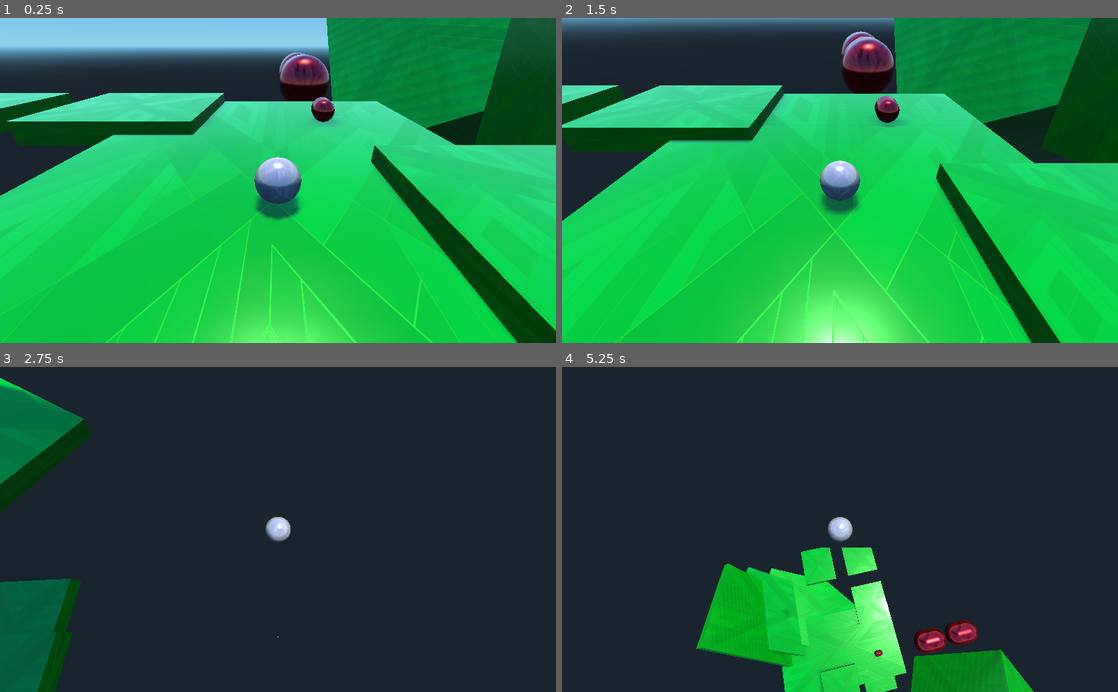
Above: before the commit, frames 1-4 (two rows, left to right).
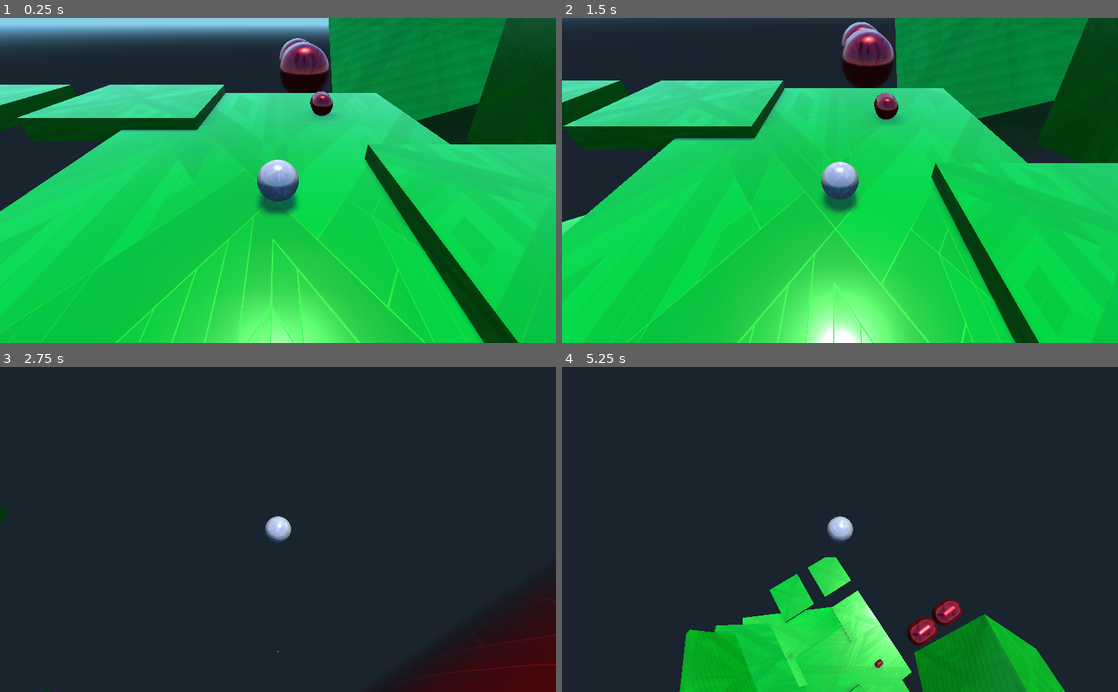
Above: after the commit, the same moments.

Repository: martijnat/movement_sandbox
Game: Godot game, scene res://Main.tscn
Two runs of this game, one before a commit and one after it. Both use one fixed random seed, a clock stepped at 60 frames per second and the inputs below.
Inputs:
- Up to frame 1 (0.25 s): no input
- Up to frame 2 (1.5 s): hold C (camera_look) 0.53-1.28 s; hold Up (move_up) from 0.53 s (still down); tap Space (jump) at 0.77 s; tap K (look_down) at 1.35 s
- Up to frame 3 (2.75 s): keep holding Up (move_up); tap Space (jump) at 1.52 s; hold J (look_left) from 2.03 s (still down)
- Up to frame 4 (5.25 s): keep holding Up (move_up); release J (look_left) at 2.78 s; tap L (look_right) at 2.85 s; tap Space (jump) at 3.02, 3.77, 4.52 s; hold I (look_up) 3.53-4.28 s; tap C (camera_look) at 4.35 s; hold K (look_down) from 5.03 s (still down)

The runs differ from the first frame. In frame 1, 21% of the frame differs, in the area x 0-100%, y 0-100%; in frame 2, 11%; in frame 3, 12%; in frame 4, 12%.

Commit message:
Added automatic camera adjustements

Diff:
--- a/Main.tscn
+++ b/Main.tscn
@@ -105,9 +105,9 @@
 adjustment_brightness = 1.0
 adjustment_contrast = 1.0
 adjustment_saturation = 1.0
-_sections_unfolded = [ "Ambient Light", "Background", "Glow", "Glow/levels", "Tonemap" ]
-
-[node name="Main" type="Spatial" index="0"]
+_sections_unfolded = [ "Background", "Glow/levels" ]
+
+[node name="Main" type="Spatial"]
 
 script = ExtResource( 1 )
 
@@ -190,7 +190,7 @@
 
 [node name="Cube10" parent="." index="13" instance=ExtResource( 4 )]
 
-transform = Transform( 35.7066, 0, 0.0954554, 0, 1, 0, -1.30575, 0, 2.61029, 56.013, 7.94779, 2.12514 )
+transform = Transform( 35.7066, 0, 0.0954554, 0, 1, 0, -1.30575, 0, 2.61029, 56.013, 7.94779, 3.9169 )
 
 [node name="Cube11" parent="." index="14" instance=ExtResource( 4 )]
 
--- a/Player.gd
+++ b/Player.gd
@@ -40,7 +40,7 @@
 func move(dt):
     direction = Vector3(0,0,0)
     var up = Vector3(0, 1, 0)
-    var aim =  get_parent().get_node("PlayerCamera").get_global_transform().basis
+    var aim = get_parent().get_node("PlayerCamera").get_global_transform().basis
 
     aim.z.y = 0
     aim.z = aim.z.normalized()
--- a/PlayerCamera.gd
+++ b/PlayerCamera.gd
@@ -1,14 +1,22 @@
 extends Camera
 
 
+var collision_exception = [] # objects to ignore when autoturning , i.e. the player
+
 var camera_height = 10
-var camera_max_dist = 10
-var camera_min_dist = 10
-
+var camera_max_dist = camera_height*1.0
+var camera_min_dist = camera_height*1.0
+var min_angle = 0.5
+var max_angle = 1.6
 var camera_speed = 30
+var autoturn_offset = 10.0
+var autoturn_speed = camera_speed*0.5
 var offset = Vector3(0,0,0)
+var up = Vector3(0, 1, 0)
+var camera_dampening = 0.5
 
 func _ready():
+    collision_exception.append(get_parent().get_node("Player"))
     update_camera(0)
 
 func _physics_process(dt):
@@ -44,16 +52,45 @@
 func update_camera(dt):
     var player_pos = get_parent().get_node("Player").get_global_transform().origin
     var player_overhead = player_pos + Vector3(0,camera_height,0)
-    var new_pos = get_global_transform().origin+offset
+    var aim = get_global_transform().basis
+
+
+    var old_pos = get_global_transform().origin
+    var delta = old_pos-player_overhead
+
+    # Check autoturn
+    var ds = PhysicsServer.space_get_direct_state(get_world().get_space())
+    var col_left = ds.intersect_ray(old_pos - aim.x*autoturn_offset, player_pos, collision_exception)
+    var col_right = ds.intersect_ray(old_pos + aim.x*autoturn_offset, player_pos, collision_exception)
+    var col_up = ds.intersect_ray(old_pos - aim.y*autoturn_offset, player_pos, collision_exception)
+    var col_down = ds.intersect_ray(old_pos + aim.y*autoturn_offset, player_pos, collision_exception)
+
+#   #Check left/right
+    if (!col_left.empty() and col_right.empty()):
+        offset += aim.x*autoturn_speed*dt
+    elif (col_left.empty() and !col_right.empty()):
+        offset -= aim.x*autoturn_speed*dt
+
+    #Check up/down
+    if (!col_down.empty() and col_up.empty()):
+        offset -= aim.y*autoturn_speed*dt
+    elif (col_down.empty() and !col_up.empty()):
+        offset += aim.y*autoturn_speed*dt
+
+    if !col_left.empty() and !col_right.empty() and !col_up.empty() and !col_down.empty():
+        offset -= aim.z*autoturn_speed*dt
+
+
+    var new_pos = get_global_transform().origin+offset*pow(camera_dampening,dt)
     var new_dist = (new_pos-player_overhead).length()
 
+    new_pos.y = min(player_pos.y+camera_height*max_angle,max(player_pos.y+camera_height* min_angle,new_pos.y))
     var camera_overhead_dir = (new_pos-player_overhead).normalized()
-    camera_overhead_dir.y = min(0.7,max(-0.5,camera_overhead_dir.y))
 
     if new_dist > camera_max_dist:
         new_pos = player_overhead + camera_max_dist*camera_overhead_dir.normalized()
     if new_dist < camera_min_dist:
         new_pos = player_overhead + camera_min_dist*camera_overhead_dir.normalized()
 
-    offset = Vector3(0,0,0)
-    look_at_from_position(new_pos,player_pos,Vector3(0,1,0))
+    offset = offset * (1-pow(camera_dampening,dt))
+    look_at_from_position(new_pos,player_pos,up)
Not shown: 4 places in Player.tscn that only renumber resources
